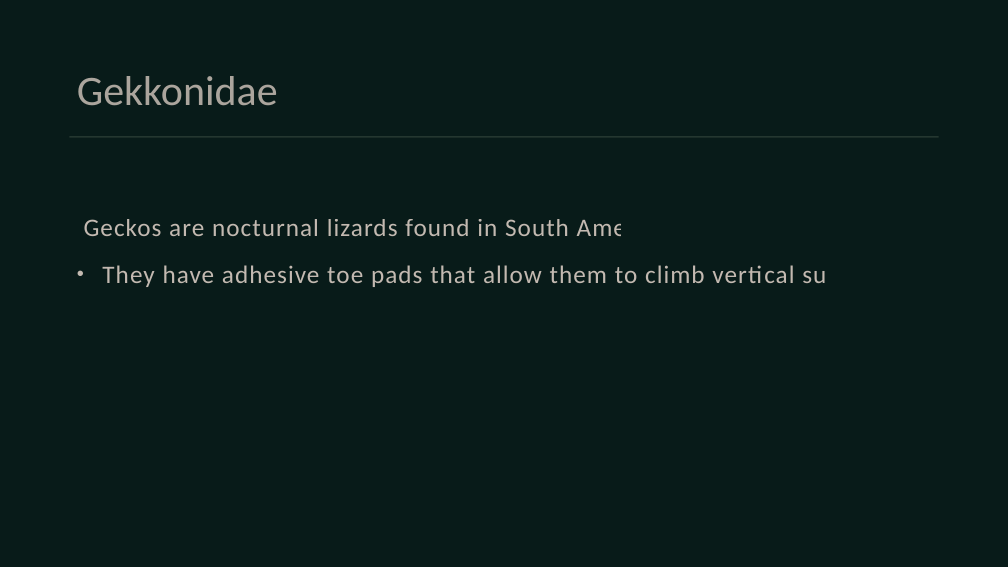
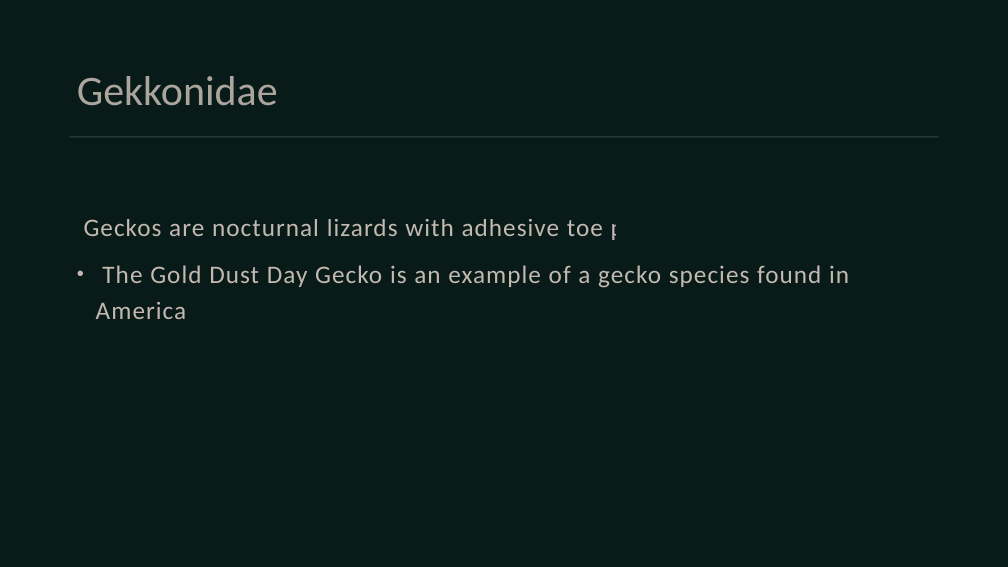
Before and after one commit to Rayaan-khan428/Research2Slides, a slide deck: slide 7 of pdfextraction/content/output/A Survey of South American Lizards Biodiversity and Ecological.pptx. Drawn at 1008x567 pixels with LibreOffice and Linux fonts; fonts in the diff are those of the drawing. Boxes give left, top, right and bottom in pixels: in the first picture for what was removed or moved away, otherwise in the second. Text is boxed around its words. In the diff, an @@ line names an element or a change of style, - is before the commit and + after.

```diff
--- a/pdfextraction/content/output/A Survey of South American Lizards Biodiversity and Ecological.pptx
+++ b/pdfextraction/content/output/A Survey of South American Lizards Biodiversity and Ecological.pptx
@@ text at [84, 219, 849, 319]: text changed @@
-• Geckos are nocturnal lizards found in South America.
-  They have adhesive toe pads that allow them to climb vertical surfaces.
+• Geckos are nocturnal lizards with adhesive toe pads.
+  The Gold Dust Day Gecko is an example of a gecko species found in South America.
```
Also in this commit, not shown: 10 other slides changed, 3 slides added, 10 other files.
